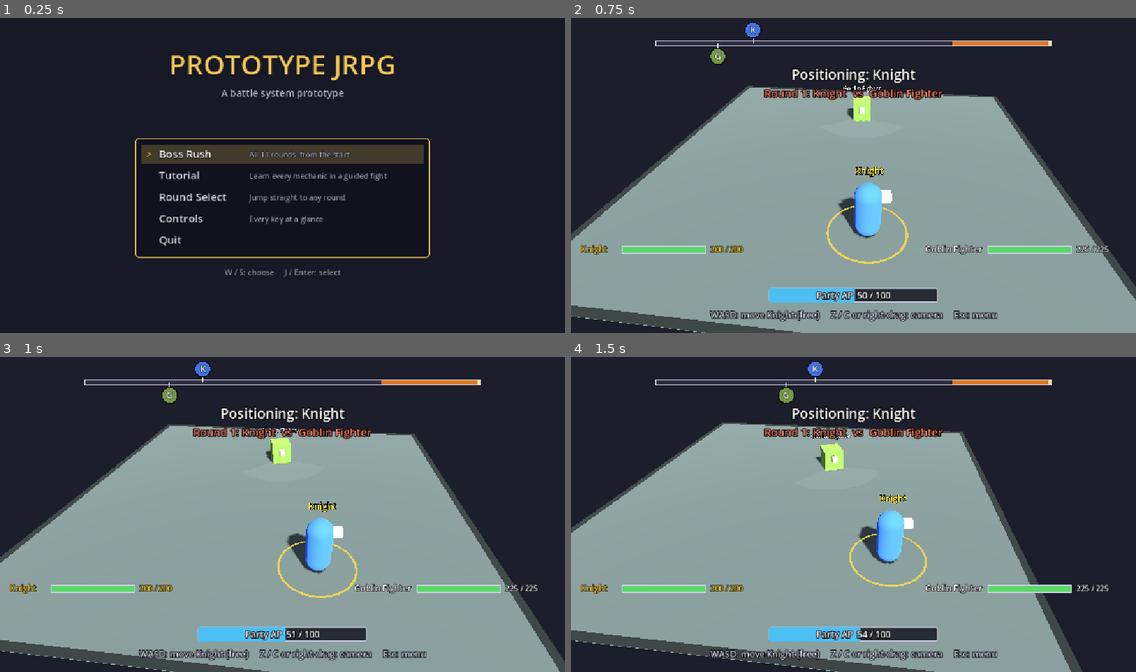
Above: before the commit, frames 1-4 (two rows, left to right).
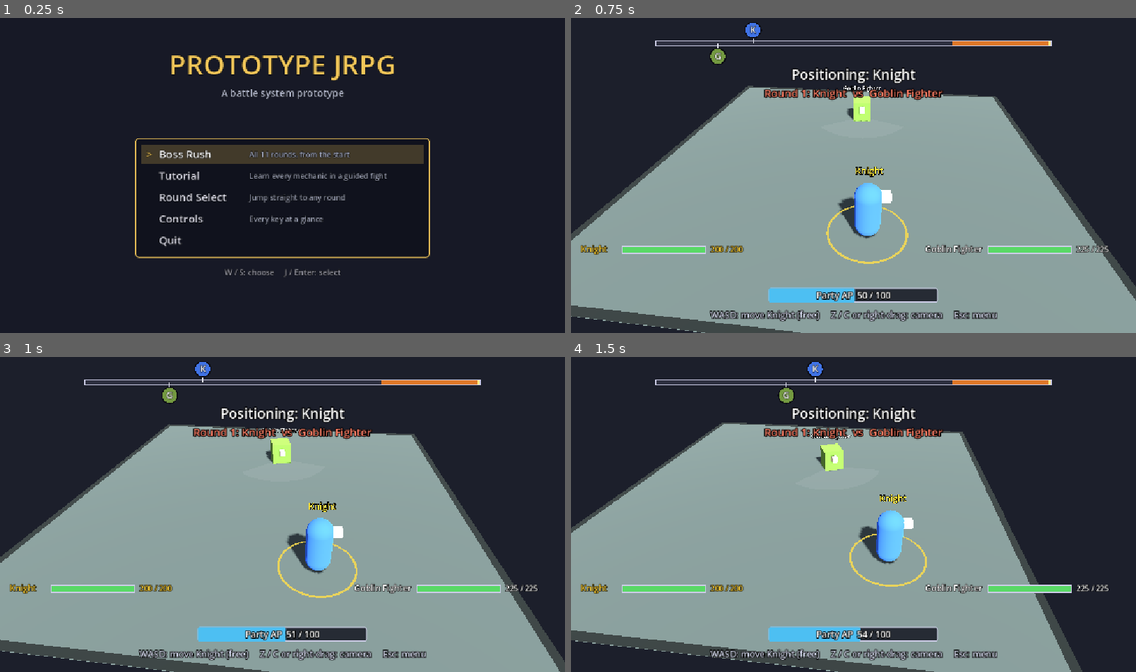
Above: after the commit, the same moments.

Repository: Wyrbun/prototype-jrpg
Game: Godot game, scene res://scenes/ui/title_menu.tscn
The game is run twice, just before and just after one commit, with the same random seed, the same clock (stepped at 60 frames per second) and the same inputs.
Inputs (mouse positions are in pixels of both pictures, inside the frame that each line leads up to):
- Up to frame 1 (0.25 s): no input
- Up to frame 2 (0.75 s): tap Enter (ui_accept) at 0.5 s; move the mouse to (977, 159) at 0.52 s; hold D (move_right) from 0.53 s (still down); tap Z (camera_left) at 0.6 s; click (977, 159) at 0.67 s
- Up to frame 3 (1 s): keep holding D (move_right); tap Enter (ui_accept) at 0.77 s
- Up to frame 4 (1.5 s): release D (move_right) at 1.25 s; drag from (740, 530) to (825, 577) at 1.27 s

The runs differ from the first frame. In frame 1, 0.3% of the frame differs, in the area x 26-41%, y 41-73%; in frame 2, nothing differs; in frame 3, nothing differs; in frame 4, nothing differs.

Commit message:
Round Select scrolls to fit the window
Round Select shows the rounds that fit and scrolls with W / S or the mouse wheel, with arrows when more are hidden. The Controls page shrinks its rows on short windows.

Co-Authored-By: Claude Opus 5.5 <noreply@anthropic.com>
Claude-Session: https://claude.ai/code/session_01S8eb9ZThBNoVr4PehxFGnP

Diff:
--- a/scripts/ui/title_menu.gd
+++ b/scripts/ui/title_menu.gd
@@ -28,6 +28,8 @@
 var page: int = Page.MAIN
 var index := 0
 var _rounds: Array[String] = []
+## First row shown when a list is longer than the screen (Round Select).
+var _scroll := 0
 var _style: StyleBoxFlat
 
 
@@ -67,6 +69,14 @@
 		if hovered >= 0:
 			index = hovered
 		return
+	if event is InputEventMouseButton and event.pressed and count > 0 \
+			and (event.button_index == MOUSE_BUTTON_WHEEL_UP or event.button_index == MOUSE_BUTTON_WHEEL_DOWN):
+		# Wheel scrolls a long list; the highlight stays on a row you can see.
+		var step := -1 if event.button_index == MOUSE_BUTTON_WHEEL_UP else 1
+		_scroll = clampi(_scroll + step, 0, maxi(count - _visible_rows(), 0))
+		index = clampi(index, _scroll, _scroll + _visible_rows() - 1)
+		get_viewport().set_input_as_handled()
+		return
 	if event is InputEventMouseButton and event.pressed and event.button_index == MOUSE_BUTTON_LEFT:
 		var clicked := _row_at(event.position)
 		if clicked >= 0:
@@ -76,8 +86,10 @@
 			back = true
 	if up and count > 0:
 		index = (index - 1 + count) % count
+		_keep_visible()
 	elif down and count > 0:
 		index = (index + 1) % count
+		_keep_visible()
 	elif select:
 		# Marked as handled first: _select may switch scenes, after which this
 		# menu is no longer in the tree and has no viewport.
@@ -103,6 +115,7 @@
 				2:
 					page = Page.ROUNDS
 					index = 0
+					_scroll = 0
 				3:
 					page = Page.CONTROLS
 				4:
@@ -114,18 +127,45 @@
 			index = 3
 
 
+func _row_height() -> float:
+	return ROW_HEIGHT if page == Page.MAIN else 38.0
+
+
+func _list_top() -> float:
+	return 250.0 if page == Page.MAIN else 215.0
+
+
+## How many rows fit between the list's top and the hint line at the bottom.
+func _visible_rows() -> int:
+	var room := size.y - _list_top() - 24.0 - 64.0
+	var fits := maxi(int(room / _row_height()), 3)
+	return mini(_items().size(), fits)
+
+
+## Scrolls so the highlighted row is on screen.
+func _keep_visible() -> void:
+	var shown := _visible_rows()
+	if index < _scroll:
+		_scroll = index
+	elif index >= _scroll + shown:
+		_scroll = index - shown + 1
+	_scroll = clampi(_scroll, 0, maxi(_items().size() - shown, 0))
+
+
 func _list_rect() -> Rect2:
 	var width := 760.0 if page == Page.ROUNDS else 600.0
-	var rows := _items().size()
-	return Rect2((size.x - width) / 2.0, 250.0, width, 24.0 + rows * ROW_HEIGHT)
+	return Rect2((size.x - width) / 2.0, _list_top(), width, 24.0 + _visible_rows() * _row_height())
+
+
+func _row_rect(slot: int) -> Rect2:
+	var list := _list_rect()
+	return Rect2(list.position + Vector2(12, 12 + slot * _row_height()), Vector2(list.size.x - 24, _row_height() - 4))
 
 
 func _row_at(point: Vector2) -> int:
-	var list := _list_rect()
-	for i in _items().size():
-		var row := Rect2(list.position + Vector2(12, 12 + i * ROW_HEIGHT), Vector2(list.size.x - 24, ROW_HEIGHT - 4))
-		if row.has_point(point):
-			return i
+	for slot in _visible_rows():
+		if _row_rect(slot).has_point(point):
+			return _scroll + slot
 	return -1
 
 
@@ -136,11 +176,13 @@
 	_centered(font, "A battle system prototype", 165.0, 20, Color(0.7, 0.72, 0.8))
 
 	if page == Page.CONTROLS:
-		var panel := Rect2((size.x - 900.0) / 2.0, 220.0, 900.0, 40.0 + CONTROLS.size() * 34.0)
+		# Rows shrink on short windows so the whole table and the hint fit.
+		var row_height := clampf((size.y - 215.0 - 36.0 - 50.0) / CONTROLS.size(), 22.0, 34.0)
+		var panel := Rect2((size.x - 900.0) / 2.0, 215.0, 900.0, 36.0 + CONTROLS.size() * row_height)
 		draw_style_box(_style, panel)
 		for i in CONTROLS.size():
 			var row: Array = CONTROLS[i]
-			var y := panel.position.y + 40.0 + i * 34.0
+			var y := panel.position.y + 36.0 + i * row_height
 			_text(font, Vector2(panel.position.x + 24, y), row[0], 17, Color(0.65, 0.67, 0.75))
 			_text(font, Vector2(panel.position.x + 230, y), row[1], 17, GOLD)
 			_text(font, Vector2(panel.position.x + 450, y), row[2], 17, Color.WHITE)
@@ -150,16 +192,27 @@
 	var list := _list_rect()
 	draw_style_box(_style, list)
 	var items := _items()
-	for i in items.size():
-		var row := Rect2(list.position + Vector2(12, 12 + i * ROW_HEIGHT), Vector2(list.size.x - 24, ROW_HEIGHT - 4))
+	var shown := _visible_rows()
+	var baseline := _row_height() * 0.65
+	for slot in shown:
+		var i := _scroll + slot
+		var row := _row_rect(slot)
 		var selected := i == index
 		if selected:
 			draw_rect(row, Color(GOLD, 0.22))
-			_text(font, row.position + Vector2(10, 28), ">", 22, GOLD)
+			_text(font, row.position + Vector2(10, baseline), ">", 22, GOLD)
 		var font_size := 22 if page == Page.MAIN else 17
-		_text(font, row.position + Vector2(36, 28), items[i], font_size, Color.WHITE if selected else Color(0.85, 0.85, 0.9))
+		_text(font, row.position + Vector2(36, baseline), items[i], font_size, Color.WHITE if selected else Color(0.85, 0.85, 0.9))
 		if page == Page.MAIN and MAIN_NOTES[i] != "":
 			_text(font, row.position + Vector2(220, 27), MAIN_NOTES[i], 15, Color(0.6, 0.62, 0.7))
+	# Arrows on the right edge when there are more rows above or below.
+	var arrow_x := list.end.x - 26.0
+	if _scroll > 0:
+		var y := list.position.y + 10.0
+		draw_colored_polygon(PackedVector2Array([Vector2(arrow_x, y + 10), Vector2(arrow_x + 14, y + 10), Vector2(arrow_x + 7, y)]), GOLD)
+	if _scroll + shown < items.size():
+		var y := list.end.y - 20.0
+		draw_colored_polygon(PackedVector2Array([Vector2(arrow_x, y), Vector2(arrow_x + 14, y), Vector2(arrow_x + 7, y + 10)]), GOLD)
 	var hint := "W / S: choose     J / Enter: select"
 	if page != Page.MAIN:
 		hint += "     K / Esc: back"
Not shown, changed: docs/CHANGELOG.md
